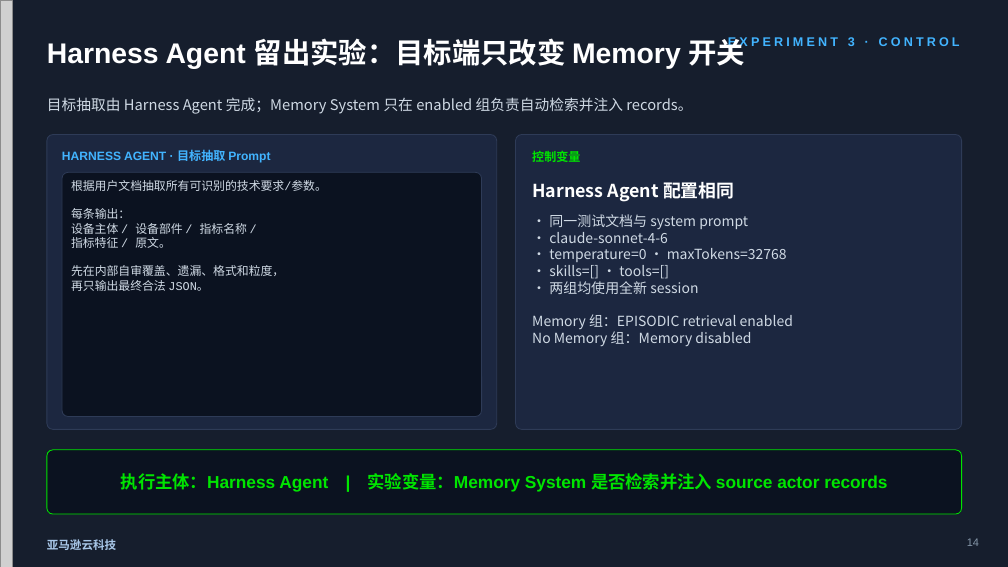
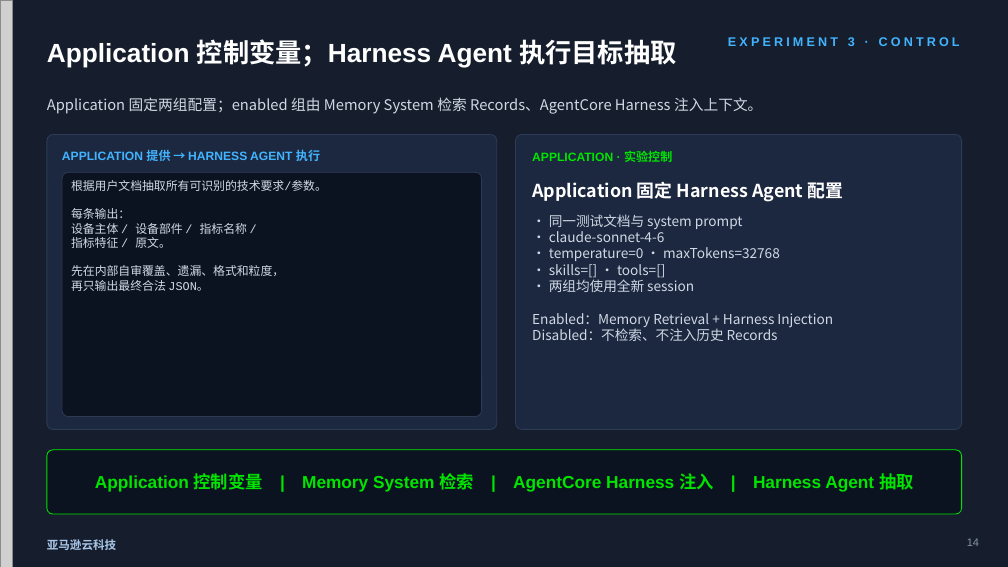
Before and after one commit to dashjim/agentcore-memory-loop, a slide deck: slide 14 of docs/记忆能让Agent越跑越好吗-V3.pptx. Drawn at 1008x567 pixels with LibreOffice and Linux fonts; fonts in the diff are those of the drawing; grey boxes stand for pictures. Boxes give left, top, right and bottom in pixels: in the first picture for what was removed or moved away, otherwise in the second. Text is boxed around its words. In the diff, an @@ line names an element or a change of style, - is before the commit and + after.

Commit message:
docs: clarify role ownership across memory deck

```diff
--- a/docs/记忆能让Agent越跑越好吗-V3.pptx
+++ b/docs/记忆能让Agent越跑越好吗-V3.pptx
@@ text at (x1=47, y1=39, x2=676, y2=68): text changed; size 27 to 25 pt @@
-Harness Agent 留出实验：目标端只改变 Memory 开关
+Application 控制变量；Harness Agent 执行目标抽取
@@ text at (x1=47, y1=97, x2=762, y2=114): text changed @@
-目标抽取由 Harness Agent 完成；Memory System 只在 enabled 组负责自动检索并注入 records。
+Application 固定两组配置；enabled 组由 Memory System 检索 Records、AgentCore Harness 注入上下文。
@@ text at (x1=62, y1=149, x2=320, y2=161): text changed @@
-HARNESS AGENT · 目标抽取 Prompt
+APPLICATION 提供 → HARNESS AGENT 执行
@@ text at (x1=532, y1=151, x2=672, y2=162): text changed @@
-控制变量
+APPLICATION · 实验控制
@@ text at (x1=532, y1=182, x2=844, y2=202): text changed @@
-Harness Agent 配置相同
+Application 固定 Harness Agent 配置
@@ text at (x1=549, y1=214, x2=780, y2=292): size 13.3 to 13 pt in "· 同一测试文档与 system prompt", "· claude-sonnet-4-6", "· temperature=0 · maxTokens=32768", "· skills=[] · tools=[]" and 1 more places @@
@@ text at (x1=532, y1=313, x2=833, y2=341): text changed; size 13.3 to 13 pt @@
-Memory 组：EPISODIC retrieval enabled
-No Memory 组：Memory disabled
+Enabled：Memory Retrieval + Harness Injection
+Disabled：不检索、不注入历史 Records
@@ text at (x1=95, y1=473, x2=914, y2=492): text changed @@
-执行主体：Harness Agent | 实验变量：Memory System 是否检索并注入 source actor records
+Application 控制变量 | Memory System 检索 | AgentCore Harness 注入 | Harness Agent 抽取
```
Also in this commit, not shown: 15 other slides changed, 1 slide added, 1 slide removed, 2 other files.
